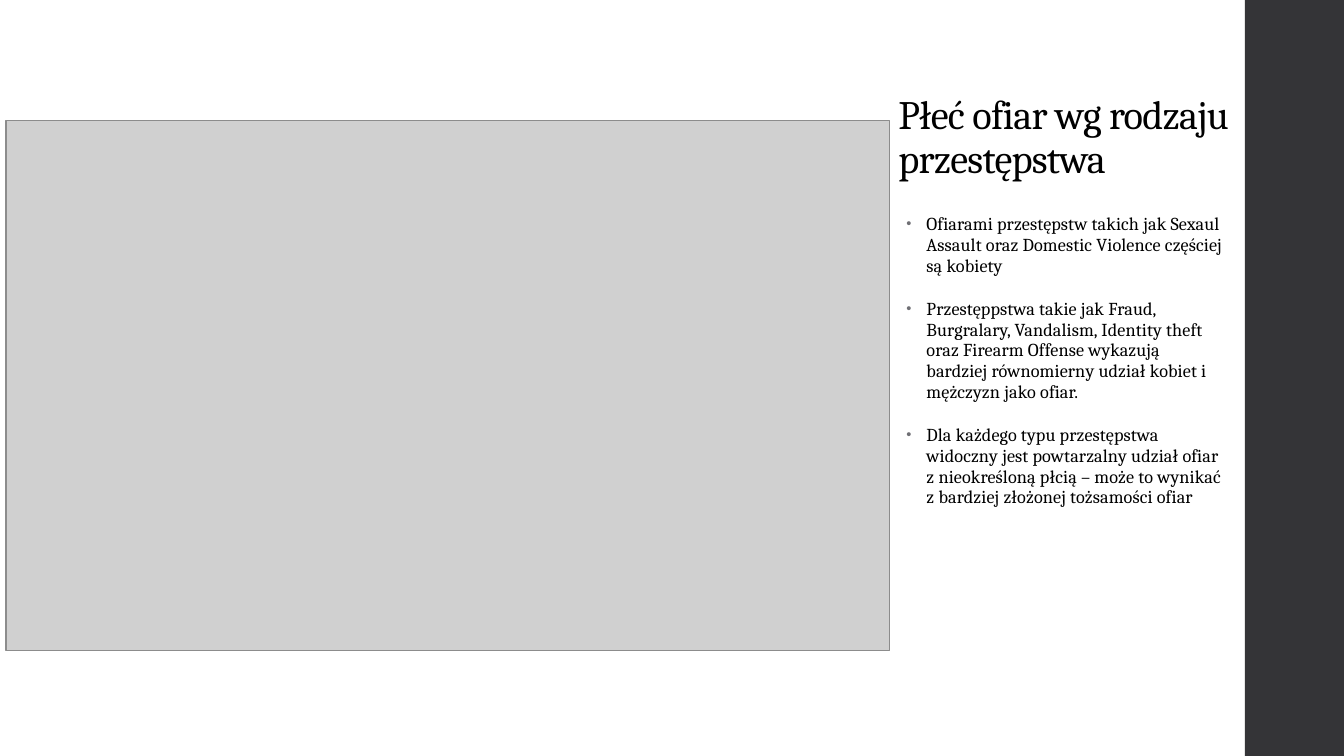
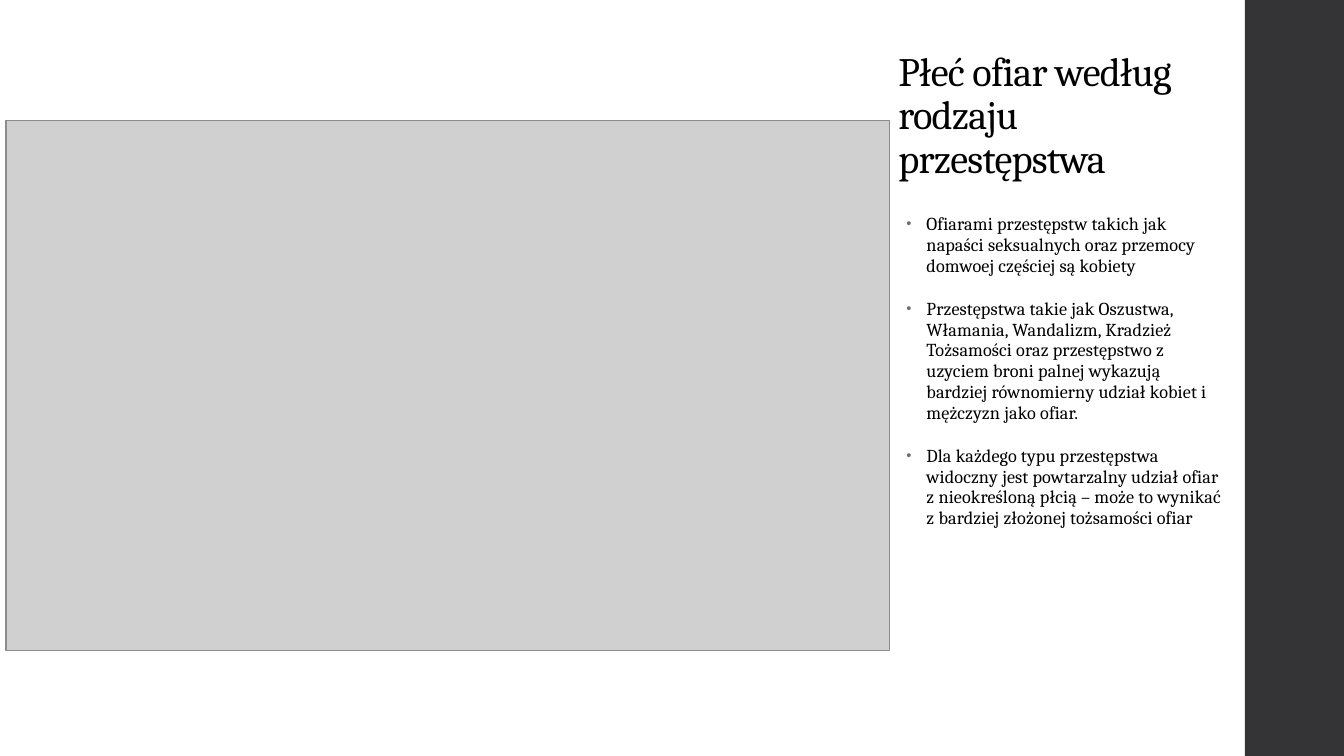
Before and after one commit to Mateusz-Marciniuk/crime_analiza_WSB, a slide deck: slide 4 of Analiza przestępczości w indiach.pptx. Drawn at 1344x756 pixels with LibreOffice and Linux fonts; fonts in the diff are those of the drawing; grey boxes stand for pictures. Boxes give left, top, right and bottom in pixels: in the first picture for what was removed or moved away, otherwise in the second. Text is boxed around its words. In the diff, an @@ line names an element or a change of style, - is before the commit and + after.

```diff
--- a/Analiza przestępczości w indiach.pptx
+++ b/Analiza przestępczości w indiach.pptx
@@ title at bbox=[898, 57, 1172, 182]: text changed @@
-Płeć ofiar wg rodzaju przestępstwa
+Płeć ofiar według rodzaju przestępstwa
@@ text at bbox=[926, 217, 1206, 423]: text changed @@
-• Ofiarami przestępstw takich jak Sexaul Assault oraz Domestic Violence częściej są kobiety
-• Przestęppstwa takie jak Fraud, Burgralary, Vandalism, Identity theft oraz Firearm Offense wykazują bardziej równomierny udział kobiet i mężczyzn jako ofiar.
+• Ofiarami przestępstw takich jak napaści seksualnych oraz przemocy domwoej częściej są kobiety
+• Przestępstwa takie jak Oszustwa, Włamania, Wandalizm, Kradzież Tożsamości oraz przestępstwo z uzyciem broni palnej wykazują bardziej równomierny udział kobiet i mężczyzn jako ofiar.
```
Also in this commit, not shown: 5 other slides changed, 1 slide added, 2 other files.
